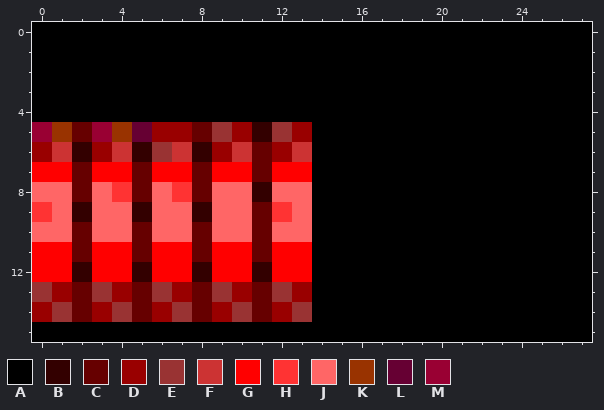
Two states of a pixel-art sprite, trunk/icons-images/lagbars/Lag5.gif. Above: the version before the commit.
The file is 28x16 pixels.
Palette (. is transparent): A #000000  B #330000  C #660000  D #990000  E #993333  F #cc3333  G #ff0000  H #ff3333  J #ff6666  K #993300  L #660033  M #990033
The same view after the edit:
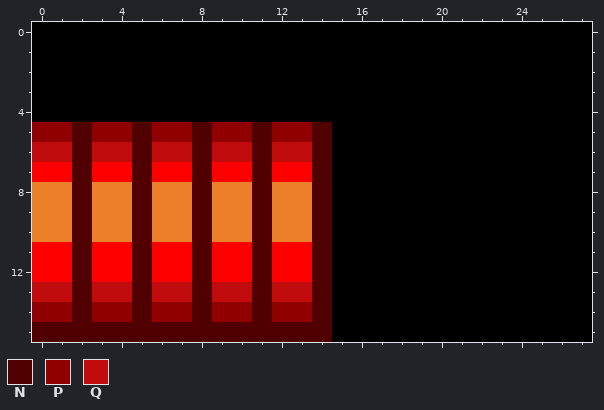
Colours new in this view: N #500000  P #900000  Q #c00c0c
Change:
colour J: #ff6666 -> #ec8028
y 5: x 0..14 MKCMKLDDCEDBEDA -> PPNPPNPPNPPNPPN
y 6: x 0..14 DFBDFBEFBDFCDFA -> QQNQQNQQNQQNQQN
y 7: x 2 C -> N; x 5 C -> N; x 8 C -> N; x 11 C -> N; x 14 A -> N
y 8: x 2 C -> N; x 4..5 HC -> JN; x 7..8 HC -> JN; x 11 B -> N; x 14 A -> N
y 9: x 0 H -> J; x 2 B -> N; x 5 B -> N; x 8 B -> N; x 11..12 CH -> NJ; x 14 A -> N
y 10..11: x 2 C -> N; x 5 C -> N; x 8 C -> N; x 11 C -> N; x 14 A -> N
y 12: x 2 B -> N; x 5 B -> N; x 8 B -> N; x 11 B -> N; x 14 A -> N
y 13: x 0..14 EDCEDCEDCEDCEDA -> QQNQQNQQNQQNQQN
y 14: x 0..14 DECDECDECDECDEA -> PPNPPNPPNPPNPPN
y 15: x 0..14 AAAAAAAAAAAAAAA -> NNNNNNNNNNNNNNN
Where, in picture pixels (left, top, right, bottom), the same in both pictures:
changed: (32, 122, 332, 342)
